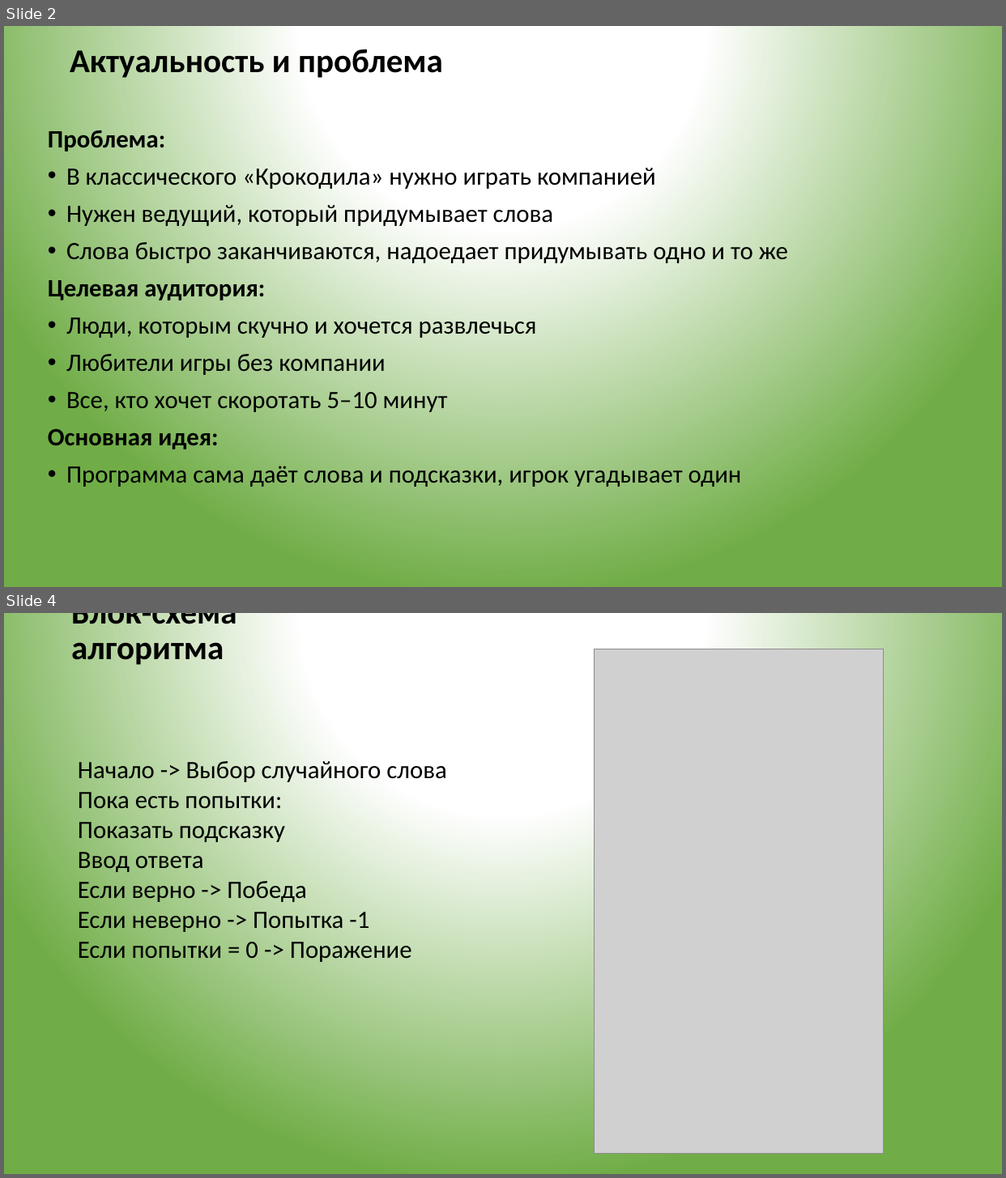
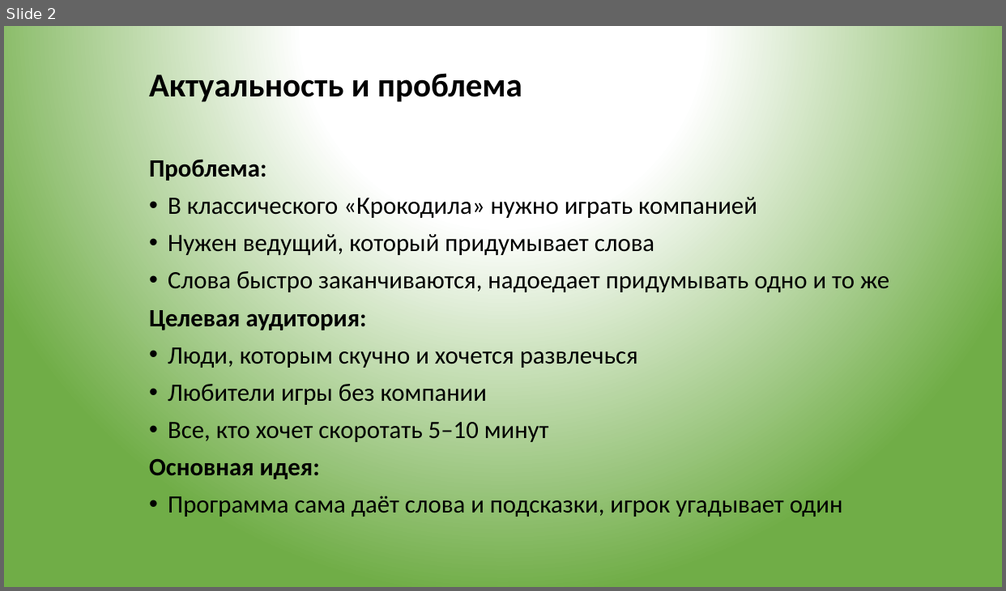
Before and after one commit to venterrsst/App-project, a slide deck: Проект_ОП03_Федоткина.pptx. Shown one above the other, each under a label of ours: slides 2 and 4 before the commit, slide 2 after it; the slides between them are not shown. The pictures are 1006x1178 and 1006x591 pixels, drawn with LibreOffice and Linux fonts; fonts in the diff are those of the drawing; grey boxes stand for pictures. Boxes give left, top, right and bottom in pixels: in the first picture for what was removed or moved away, otherwise in the second. Text is boxed around its words. In the diff, an @@ line names an element or a change of style, - is before the commit and + after.

```diff
--- a/Проект_ОП03_Федоткина.pptx
+++ b/Проект_ОП03_Федоткина.pptx
@@ slide 4 removed at (4, 613, 1002, 1174), background gradient #FFFFFF to #70AD47 @@
@@ title removed at (71, 613, 237, 668) @@
-Блок-схема алгоритма
@@ picture removed at (594, 649, 884, 1153) @@
@@ text removed at (78, 761, 446, 962) @@
-Начало -> Выбор случайного слова
-Пока есть попытки:
-Показать подсказку
-Ввод ответа
-Если верно -> Победа
-Если неверно -> Попытка -1
-Если попытки = 0 -> Поражение
@@ slide 2 changed as well @@
@@ title "Актуальность и проблема": place and size @@
-title "Актуальность и проблема" at (70, 45, 443, 81)
+title "Актуальность и проблема" at (149, 69, 522, 105)
@@ text "Проблема:": place and size @@
-text "Проблема:" at (48, 126, 788, 487)
+text "Проблема:" at (149, 156, 889, 517)
```
Also in this commit, not shown: 5 other slides changed, 2 slides added, 1 other slide removed, 1 other file.
